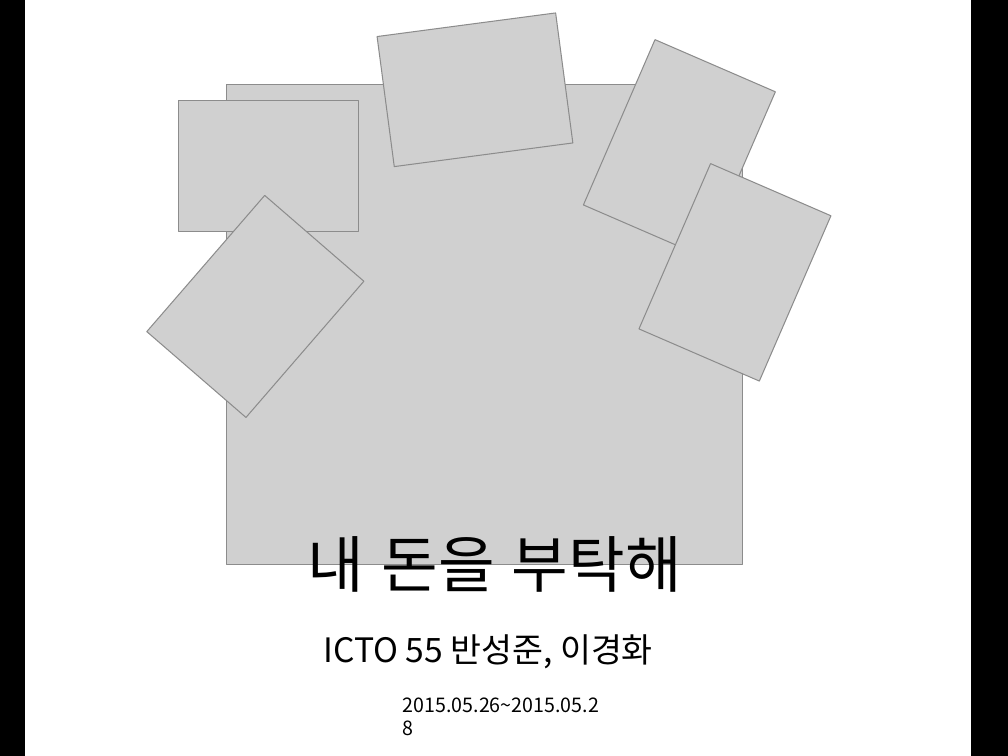
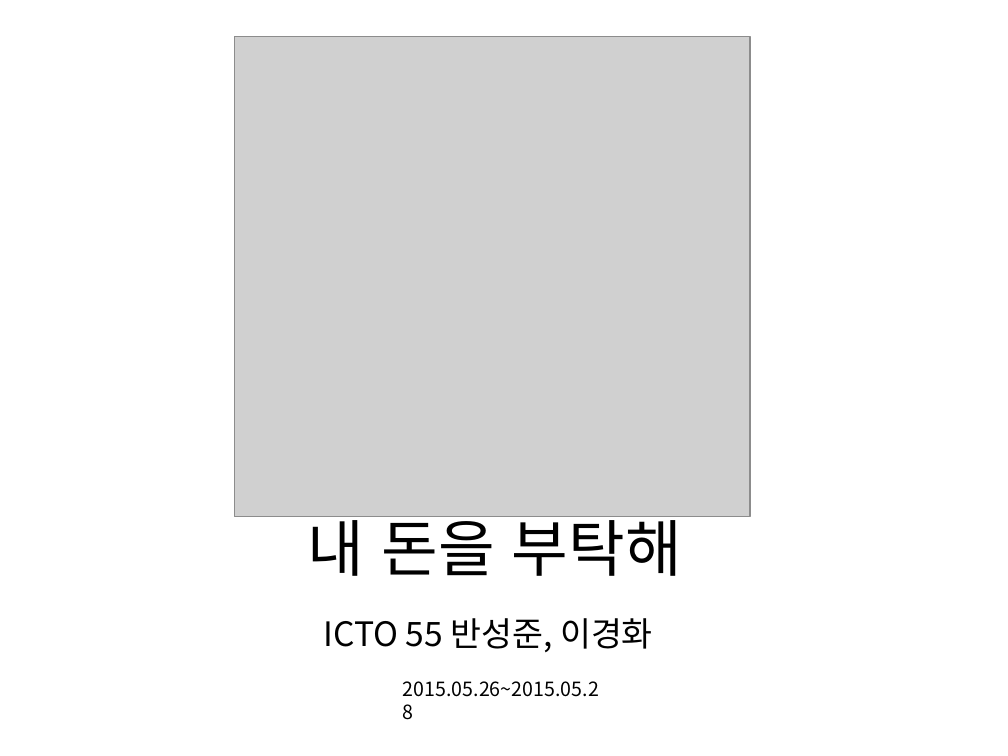
Before and after one commit to leegaeng/MoneyManagementProject, a slide deck: slide 1 of doc/최종산출물.pptx. Drawn at 1008x756 pixels with LibreOffice and Linux fonts; fonts in the diff are those of the drawing; grey boxes stand for pictures; background and template pictures are left out. Boxes give left, top, right and bottom in pixels: in the first picture for what was removed or moved away, otherwise in the second. Text is boxed around its words. In the diff, an @@ line names an element or a change of style, - is before the commit and + after.

```diff
--- a/doc/최종산출물.pptx
+++ b/doc/최종산출물.pptx
@@ rectangle removed at [0, 0, 24, 756] @@
@@ picture removed at [377, 13, 573, 166] @@
@@ rectangle removed at [973, 0, 1008, 756] @@
@@ picture: place and size @@
-picture at [226, 85, 742, 564]
+picture at [234, 36, 750, 516]
@@ picture removed at [584, 39, 776, 257] @@
@@ picture removed at [178, 100, 359, 231] @@
@@ picture removed at [639, 163, 831, 381] @@
@@ picture removed at [147, 195, 364, 418] @@
@@ 3 texts: place and size @@
-3 texts at [307, 536, 682, 713]
+3 texts at [307, 508, 682, 697]
```
Also in this commit, not shown: 3 other slides changed, 5 slides added, 2 slides removed.
